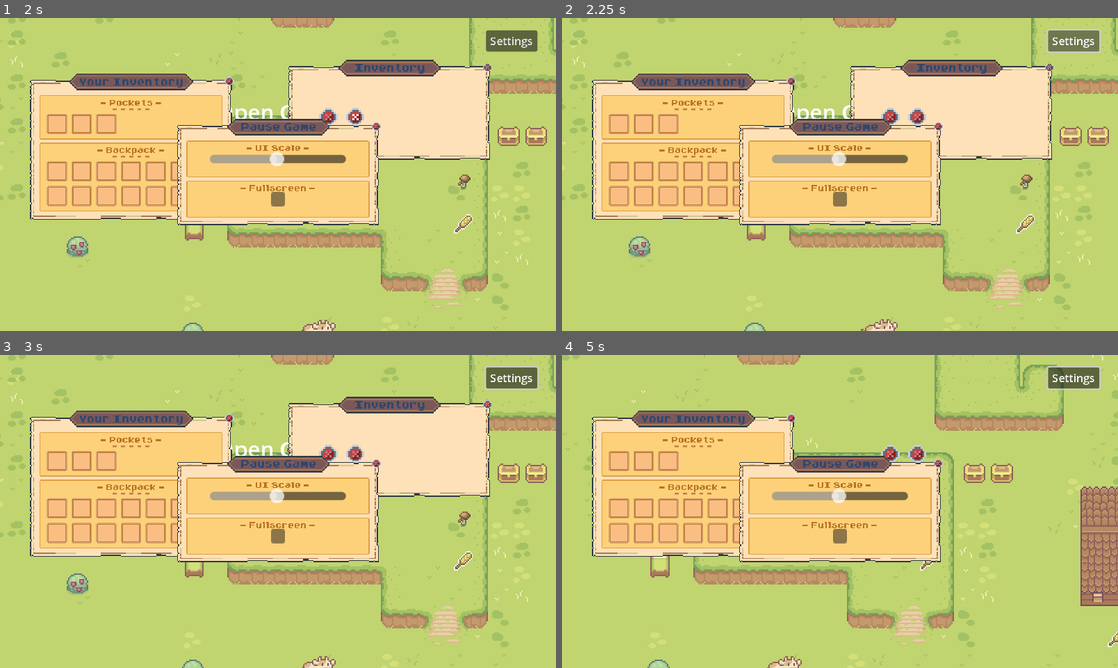
Above: before the commit, frames 1-4 (two rows, left to right).
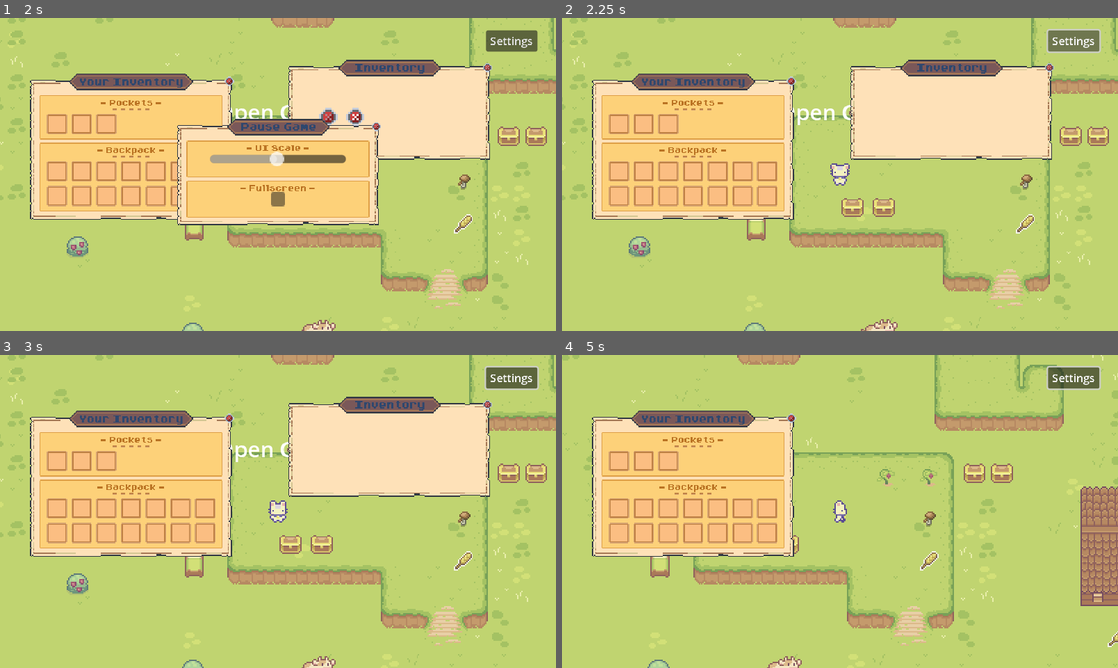
Above: after the commit, the same moments.

Repository: kawaiibats/tacobat
Game: Godot game, scene res://scenes/master.tscn
Same seed, same stepped clock (60 frames per second), same inputs: the game is played once before the commit and once after it. Sound files missing from this copy of the repository are replaced by a short silence.
Inputs (mouse positions are in pixels of both pictures, inside the frame that each line leads up to):
- Up to frame 1 (2 s): click (328, 115) at 0.5 s; click (355, 71) at 1.25 s
- Up to frame 2 (2.25 s): click "Settings" at 2 s
- Up to frame 3 (3 s): drag from (77, 583) to (278, 511) at 2.77 s
- Up to frame 4 (5 s): drag from (951, 448) to (840, 511) at 3.52 s; move the mouse to (695, 486) at 4.27 s; press the mouse at (695, 486) at 4.28 s; hold D (right) from 4.28 s (still down)

Frame 1 is identical in both runs. In frame 2, 10% of the frame differs, in the area x 31-69%, y 28-67%; in frame 3, 10%; in frame 4, 11%.
Error before the commit: Attempt to call function 'pauseGUI' in base 'null instance' on a null instance. (res://scenes/settingsButton.gd:11)

Commit message:
topright button fix

Diff:
--- a/scenes/master.tscn
+++ b/scenes/master.tscn
@@ -109,5 +109,6 @@
 text = "Settings
 "
 script = ExtResource("4_0tdh4")
+pause_path = NodePath("../../windows/pause_menu")
 
 [connection signal="pressed" from="ui/ui_container/buttons/settingsButton" to="ui/ui_container/buttons/settingsButton" method="_on_pressed"]
